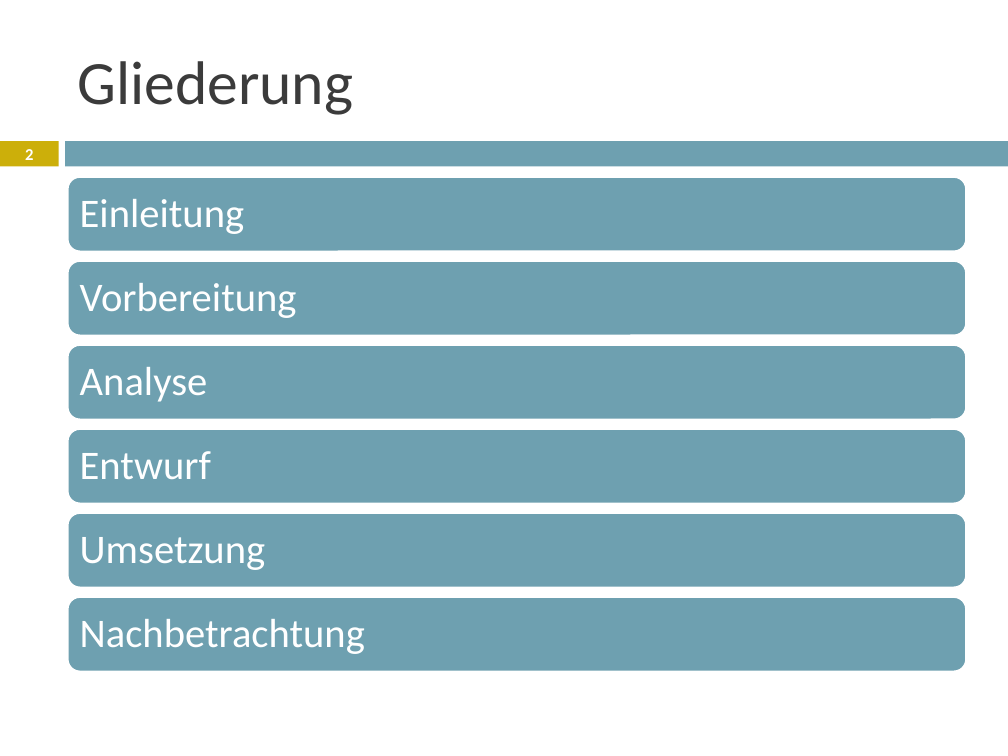
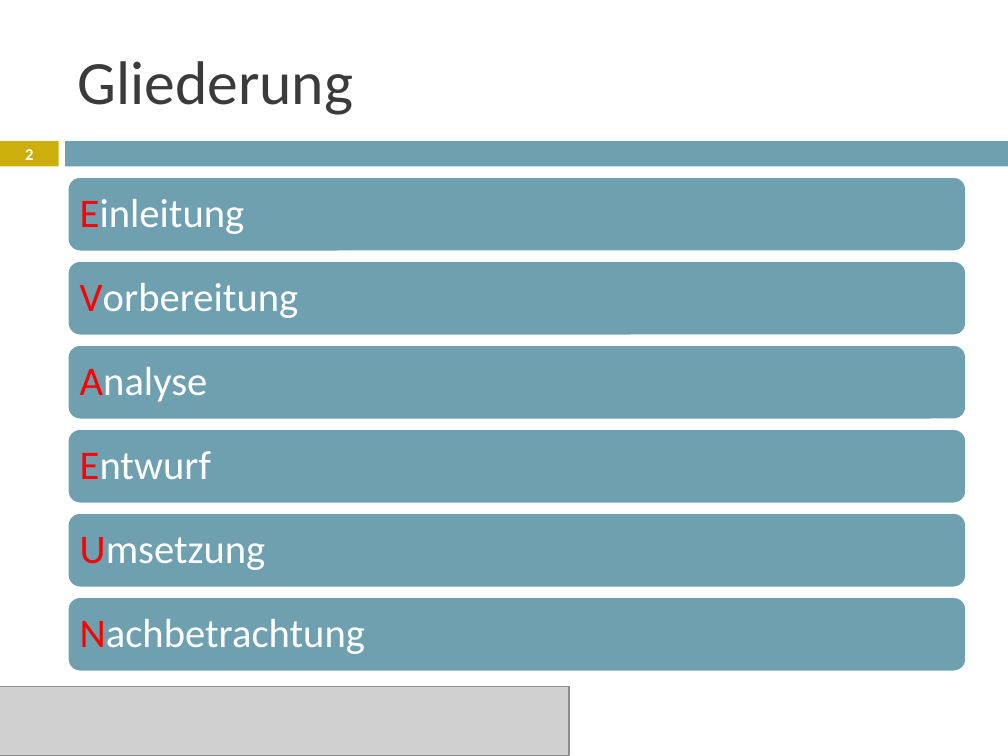
Before and after one commit to janhelmle/weiterbildung_fachinformatiker_ihk_projektantrag, a slide deck: slide 2 of praesentation/Projektpräsentation.pptx. Drawn at 1008x756 pixels with LibreOffice and Linux fonts; fonts in the diff are those of the drawing; grey boxes stand for pictures. Boxes give left, top, right and bottom in pixels: in the first picture for what was removed or moved away, otherwise in the second. Text is boxed around its words. In the diff, an @@ line names an element or a change of style, - is before the commit and + after.

```diff
--- a/praesentation/Projektpräsentation.pptx
+++ b/praesentation/Projektpräsentation.pptx
@@ text "Einleitung" at <box>80,199,245,234</box>: text colour #FFFFFF to #FF0000 in "Einleitung" @@
@@ text "Vorbereitung" at <box>80,283,299,318</box>: text colour #FFFFFF to #FF0000 in "Vorbereitung" @@
@@ text "Analyse" at <box>80,367,208,402</box>: text colour #FFFFFF to #FF0000 in "Analyse" @@
@@ text "Entwurf" at <box>80,451,211,479</box>: text colour #FFFFFF to #FF0000 in "Entwurf" @@
@@ text "Umsetzung" at <box>80,537,266,570</box>: text colour #FFFFFF to #FF0000 in "Umsetzung" @@
@@ text "Nachbetrachtung" at <box>80,619,365,654</box>: text colour #FFFFFF to #FF0000 in "Nachbetrachtung" @@
@@ picture added at <box>0,686,570,756</box> @@
```
Also in this commit, not shown: 4 other slides changed, 4 other files.
